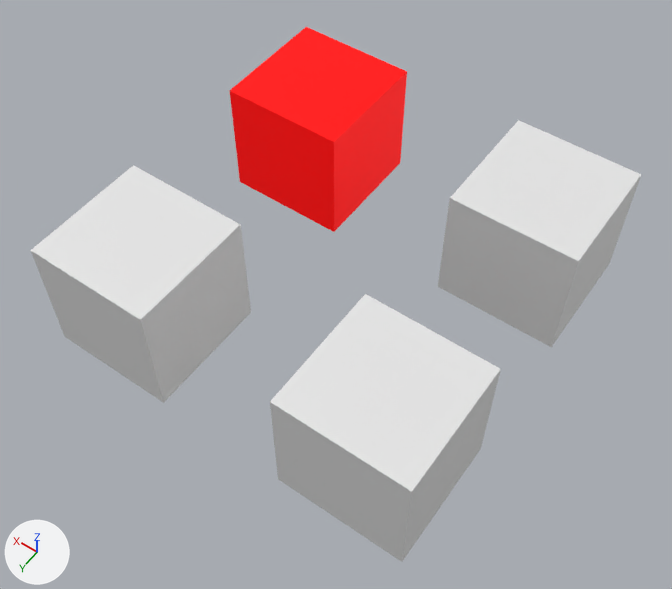
Two versions of the COLLADA model data/4boxes.dae, one commit apart.
Rendered twice from a camera (50 mm lens) standing at (-3.02, 9.38, 10.5) and looking at (1.91, 2.48, -0.33). Every picture has the same lights, and +X, +Y and +Z are marked at lower left.

Before the edit, the objects in view are built like this:
```python
mat_material_001 = principled_material('Material.001')
mat_material_001.base_color = (0.8, 0.8, 0.8)  # white #e7e7e7
mat_material_002 = principled_material('Material.002')
mat_material_002.base_color = (0.8, 0.8, 0.8)  # white #e7e7e7
mat_material_003 = principled_material('Material.003')
mat_material_003.base_color = (1.0, 0.0, 0.0)  # red #ff0000
mat_material_003.metallic = 0.423
mat_material_003.emission_color = (0.339, 0.0, 0.0)  # red #9d0000
mat_material_003.emission_strength = 1.0
mat_material_004 = principled_material('Material.004')
mat_material_004.base_color = (0.8, 0.8, 0.8)  # white #e7e7e7
me_cube_001 = bpy.data.meshes.new('Cube.001')
me_cube_001.from_pydata(...)  # a box spanning x -1.0..1.0, y -1.0..1.0, z -1.0..1.0
me_cube_001.materials.append(mat_material_001)  # white #e7e7e7
me_cube_002 = bpy.data.meshes.new('Cube.002')
me_cube_002.from_pydata(...)  # a box spanning x -1.0..1.0, y -1.0..1.0, z -1.0..1.0
me_cube_002.materials.append(mat_material_002)  # white #e7e7e7
me_cube_003 = bpy.data.meshes.new('Cube.003')
me_cube_003.from_pydata(...)  # a box spanning x -1.0..1.0, y -1.0..1.0, z -1.0..1.0
me_cube_003.materials.append(mat_material_003)  # red #ff0000
me_cube_004 = bpy.data.meshes.new('Cube.004')
me_cube_004.from_pydata(...)  # a box spanning x -1.0..1.0, y -1.0..1.0, z -1.0..1.0
me_cube_004.materials.append(mat_material_004)  # white #e7e7e7
ob_cube = bpy.data.objects.new('Cube', me_cube_004)
ob_cube.location = (0.0, 0.0, 0.0)
ob_cube_001 = bpy.data.objects.new('Cube.001', me_cube_001)
ob_cube_001.location = (0.0, 4.1, 0.0)
ob_cube_002 = bpy.data.objects.new('Cube.002', me_cube_002)
ob_cube_002.location = (4.07, 4.1, 0.0)
ob_cube_003 = bpy.data.objects.new('Cube.003', me_cube_003)
ob_cube_003.location = (4.0, 0.01, 0.0)
```
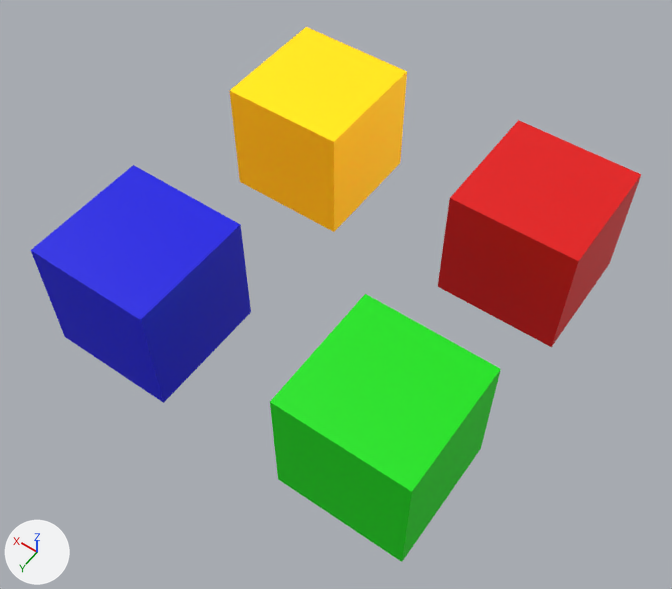
Boxes (x1, y1, x2, y2) around the edits, measured in the pictures (672 x 589 px):
```json
{"object": "Cube.001", "change": "recoloured", "before": [270, 294, 501, 562], "after": [270, 294, 501, 562], "on screen": "white to green"}
{"object": "Cube.002", "change": "recoloured", "before": [31, 165, 251, 403], "after": [31, 165, 251, 403], "on screen": "white to blue"}
{"object": "Cube", "change": "recoloured", "before": [438, 120, 641, 347], "after": [438, 120, 641, 347], "on screen": "white to red"}
{"object": "Cube.003", "change": "recoloured", "before": [230, 27, 407, 232], "after": [230, 27, 407, 232]}
```

The change, as JSON lines over the scene's bpy script:
```json
{"op": "set", "path": "mat_material_004.base_color", "old": "(0.8, 0.8, 0.8)", "new": "(0.8, 0.0, 0.0)", "note": "white #e7e7e7 -> red #e70000"}
{"op": "set", "path": "mat_material_001.base_color", "old": "(0.8, 0.8, 0.8)", "new": "(0.0, 0.8, 0.0)", "note": "white #e7e7e7 -> green #00e700"}
{"op": "set", "path": "mat_material_002.base_color", "old": "(0.8, 0.8, 0.8)", "new": "(0.0, 0.0, 0.8)", "note": "white #e7e7e7 -> blue #0000e7"}
{"op": "set", "path": "mat_material_003.base_color", "old": "(1.0, 0.0, 0.0)", "new": "(1.0, 1.0, 0.0)", "note": "red #ff0000 -> yellow #ffff00"}
```
